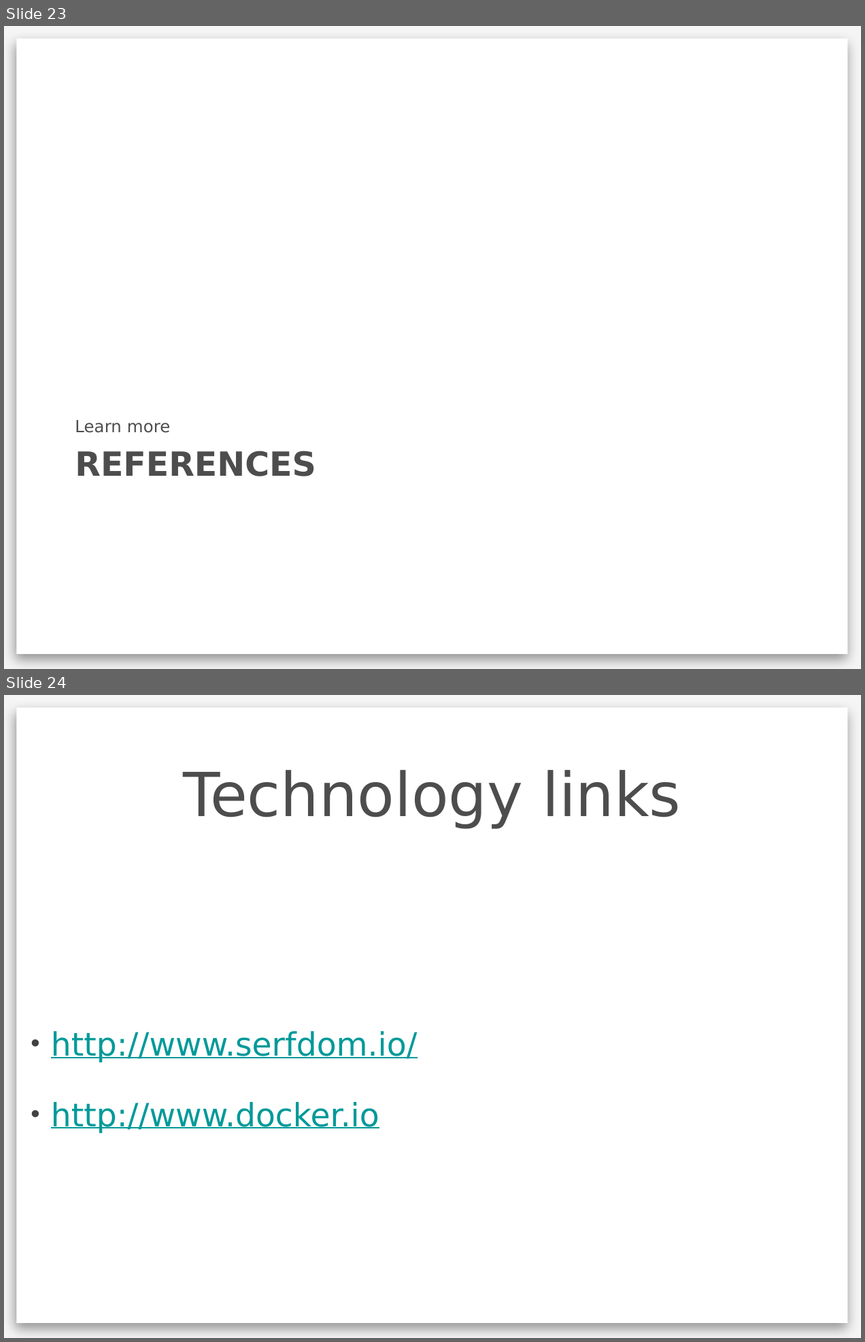
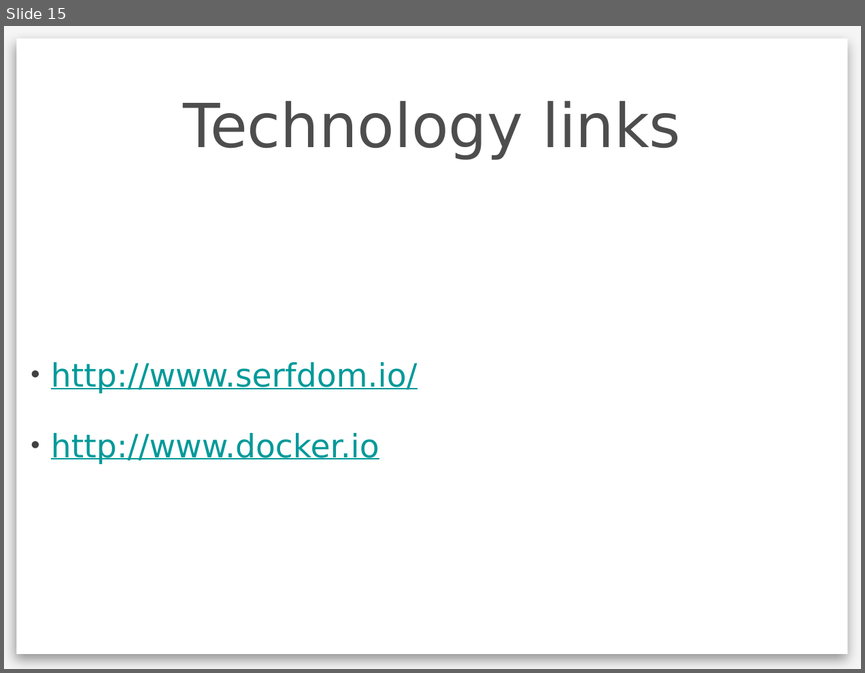
Before and after one commit to pinireznik/antitude, a slide deck: Mitosis-pitch.pptx. Shown one above the other, each under a label of ours: slides 23 and 24 before the commit, slide 15 after it. The pictures are 865x1342 and 865x673 pixels, drawn with LibreOffice and Linux fonts; fonts in the diff are those of the drawing; background and template pictures are left out. Boxes give left, top, right and bottom in pixels: in the first picture for what was removed or moved away, otherwise in the second. Text is boxed around its words. In the diff, an @@ line names an element or a change of style, - is before the commit and + after.

```diff
--- a/Mitosis-pitch.pptx
+++ b/Mitosis-pitch.pptx
@@ slide 23 removed at bbox=[4, 26, 861, 669], background #F5F5F5; not listed: 1 template element that a slide beside it also shows @@
@@ text removed at bbox=[75, 420, 171, 433] @@
-Learn more
@@ title removed at bbox=[75, 450, 316, 476] @@
-REFERENCES
@@ what was slide 24 is now slide 15 @@
```
Also in this commit, not shown: 4 slides changed, 7 slides added, 15 other slides removed.
